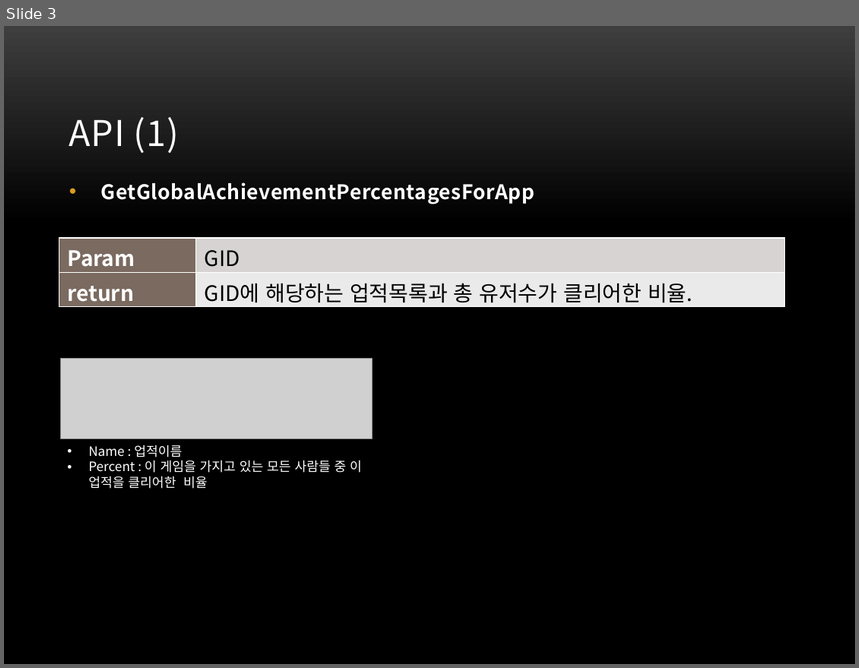
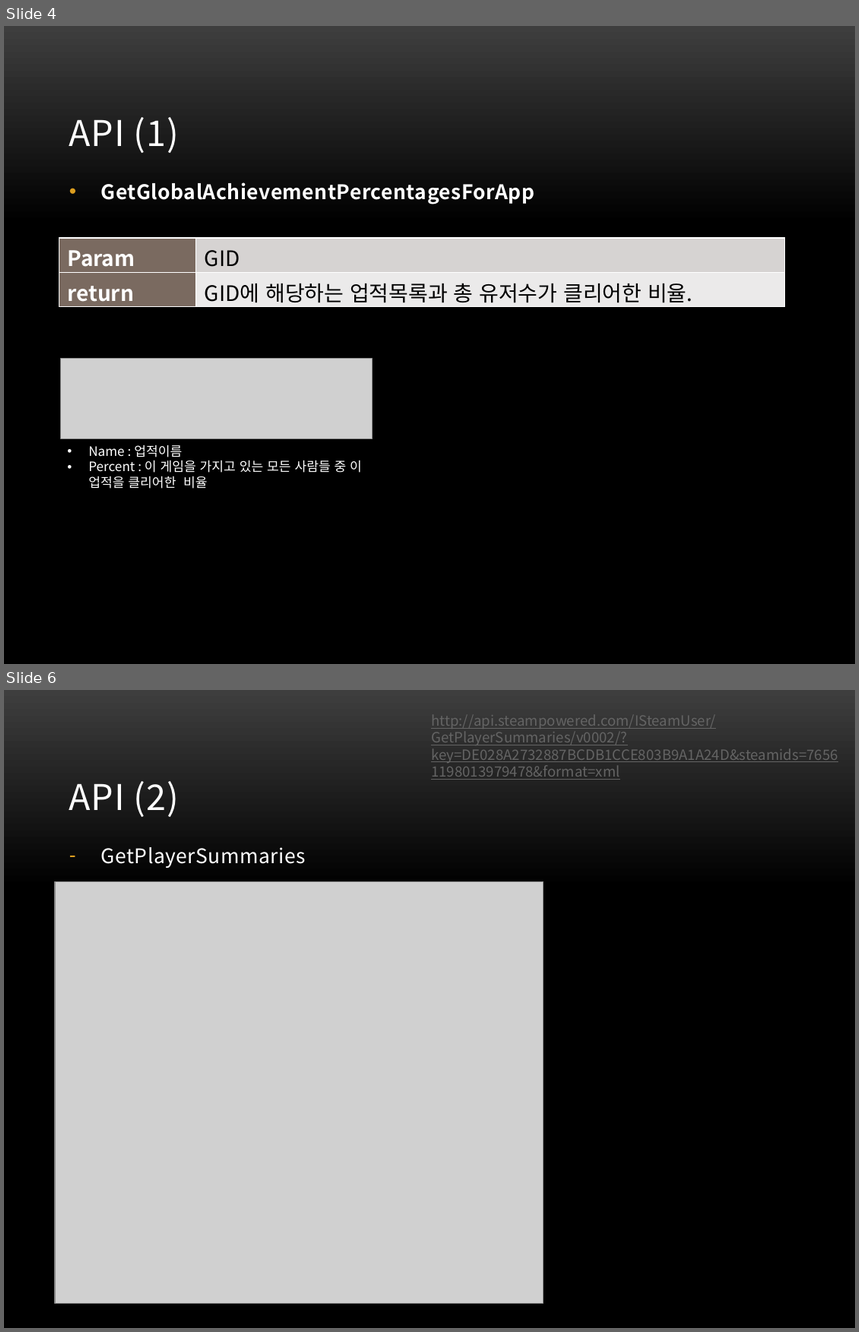
Before and after one commit to tangible-idea/steamapi, a slide deck: Steam_Web_API_Analysis.pptx. Shown one above the other, each under a label of ours: slide 3 before the commit, slides 4 and 6 after it; the slides between them are not shown. The pictures are 859x668 and 859x1332 pixels, drawn with LibreOffice and Linux fonts; fonts in the diff are those of the drawing; grey boxes stand for pictures; background and template pictures are left out. Boxes give left, top, right and bottom in pixels: in the first picture for what was removed or moved away, otherwise in the second. Text is boxed around its words. In the diff, an @@ line names an element or a change of style, - is before the commit and + after.

```diff
--- a/Steam_Web_API_Analysis.pptx
+++ b/Steam_Web_API_Analysis.pptx
@@ slide 6 added at [4, 690, 855, 1328], background picture (left out) @@
@@ text added at [431, 715, 838, 780], 12 pt, text #646464, underline @@
+http://api.steampowered.com/ISteamUser/GetPlayerSummaries/v0002/?key=DE028A2732887BCDB1CCE803B9A1A24D&steamids=76561198013979478&format=xml
@@ title added at [69, 781, 179, 817], 30 pt, text #FFFFFF @@
+API (2)
@@ text added at [101, 847, 306, 868], 17 pt, text #FFFFFF @@
+– GetPlayerSummaries
@@ picture added at [55, 882, 544, 1303] @@
@@ what was slide 3 is now slide 4 @@
```
Also in this commit, not shown: 1 slide changed, 4 other slides added, 1 slide removed.
